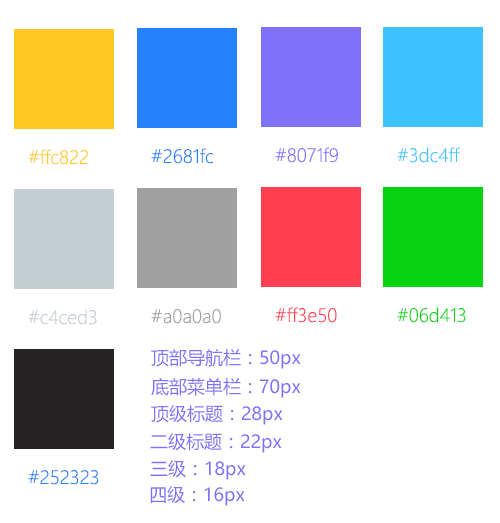
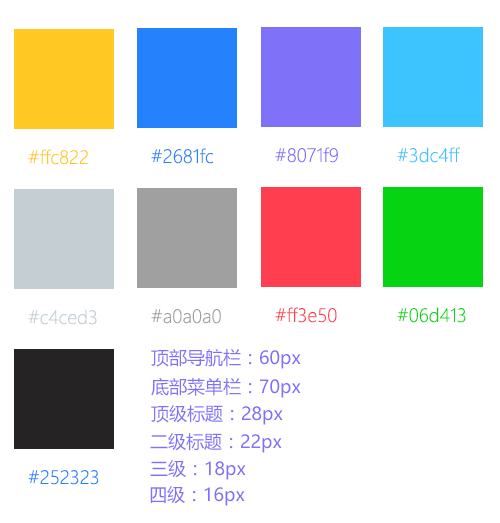
The second 500×523 image is a revision of the first. Changes to its layers:
renamed "顶部导航栏：50px" to "顶部导航栏：60px", painted on it over [260, 350, 269, 365]
